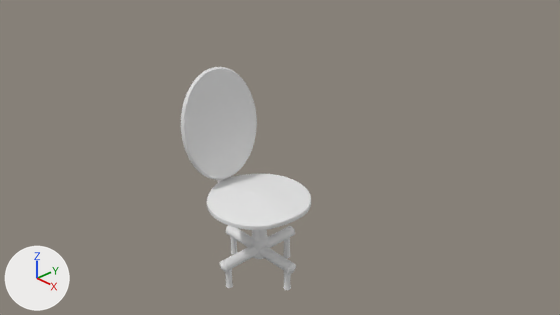
One commit to the Blender file Washed Up Wizard/Assets/Models/Environment/Hospital/ROLLY CHAIR.blend: the scene before it, then after it.
The view is the same before and after, from the file's camera 'Camera'. Every picture has the same lights, and +X, +Y and +Z are marked at lower left.

Names of what the first picture shows: 'back', 'bar bottom', 'bottom', 'seat'.
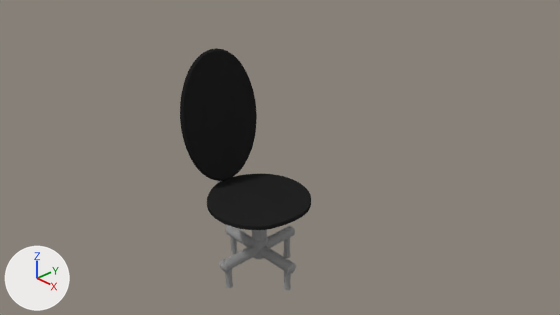
Edits to the scene script, one JSON object a line:
```json
{"op": "add", "block": "mat_material_001", "code": ["mat_material_001 = diffuse_material('Material.001')", "mat_material_001.base_color = (0.0174, 0.0174, 0.0174)  # black #242424"]}
{"op": "add", "block": "mat_material_002", "code": ["mat_material_002 = diffuse_material('Material.002')", "mat_material_002.base_color = (0.296, 0.296, 0.296)  # grey #949494"]}
{"block": "me_circle_003", "where": "me_circle_003.from_pydata(...)  # 192 vertices, 161 faces; spans x -2.251..-1.934, y 0.355..0.673, z -2.681..-1.401"}
{"op": "add", "block": "me_circle_003", "code": "me_circle_003.materials.append(mat_material_002)  # grey #949494"}
{"block": "me_circle_001", "where": "me_circle_001.from_pydata(...)  # 66 vertices, 96 faces; spans x -0.52..0.02, y -0.89..1.35, z -1.43..1.28"}
{"op": "add", "block": "me_circle_001", "code": "me_circle_001.materials.append(mat_material_001)  # black #242424"}
{"block": "me_cylinder", "where": "me_cylinder.from_pydata(...)  # 928 vertices, 688 faces; spans x -2.8..2.88, y -0.04..5.47, z -3.3..-1.29"}
{"op": "add", "block": "me_cylinder", "code": "me_cylinder.materials.append(mat_material_002)  # grey #949494"}
{"block": "me_circle", "where": "me_circle.from_pydata(...)  # 97 vertices, 97 faces; spans x -0.87..0.87, y -0.87..0.87, z -0.04..0.1"}
{"op": "add", "block": "me_circle", "code": "me_circle.materials.append(mat_material_001)  # black #242424"}
{"op": "set", "path": "ob_back.location", "old": "(-0.87, -0.19, 0.8)", "new": "(-0.87, -0.19, 0.97)"}
{"op": "set", "path": "ob_back.scale", "old": "(0.987, 0.812, 0.812)", "new": "(0.987, 0.812, 0.953)"}
```

Where the change shows, as pixel boxes (x1, y1, x2, y2) in the pictures (560 x 315 px):
```json
{"object": "back", "change": "recoloured, moved, rescaled", "before": [181, 67, 257, 180], "after": [180, 48, 257, 181], "on screen": "grey to black, 18% taller"}
{"object": "seat", "change": "recoloured", "before": [207, 174, 311, 230], "after": [207, 174, 311, 230], "on screen": "white to black"}
{"object": "bottom", "change": "recoloured", "before": [220, 226, 296, 290], "after": [220, 226, 296, 290]}
{"object": "bar bottom", "change": "recoloured", "before": [251, 230, 268, 259], "after": [251, 230, 268, 259]}
```
